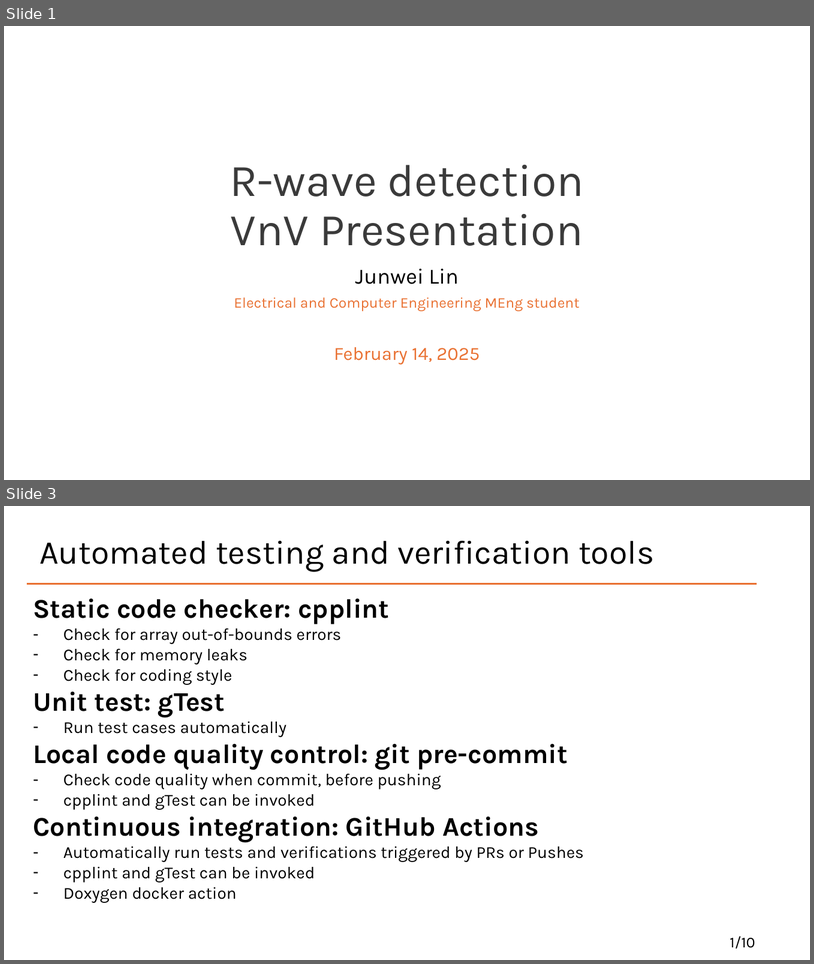
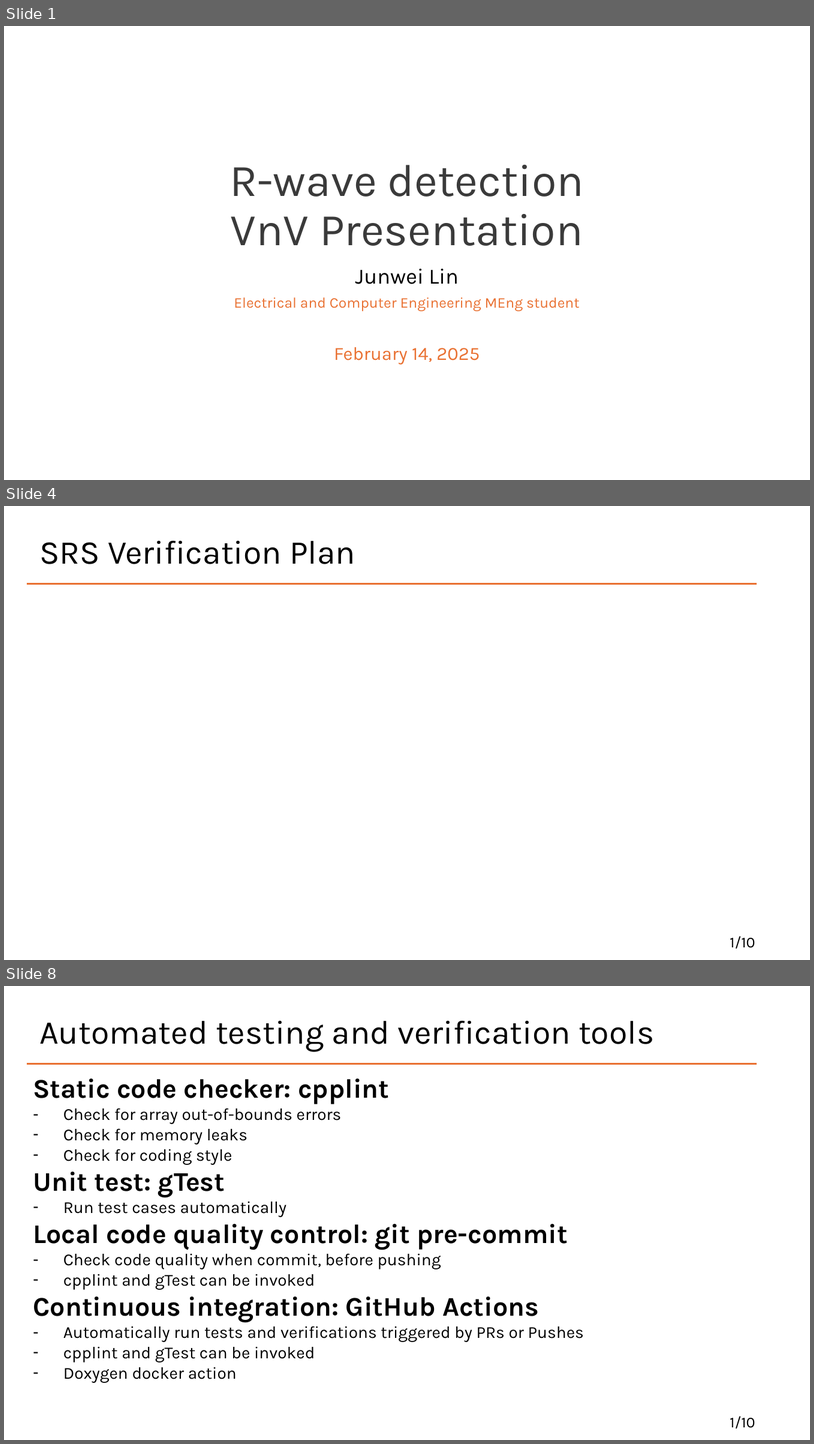
Before and after one commit to Lychee-acaca/CAS741, a slide deck: docs/Presentation/VnV.pptx. Shown one above the other, each under a label of ours: slides 1 and 3 before the commit, slides 1, 4 and 8 after it; the slides between them are not shown. The pictures are 814x964 and 814x1444 pixels, drawn with LibreOffice and Linux fonts; fonts in the diff are those of the drawing. Boxes give left, top, right and bottom in pixels: in the first picture for what was removed or moved away, otherwise in the second. Text is boxed around its words. In the diff, an @@ line names an element or a change of style, - is before the commit and + after.

```diff
--- a/docs/Presentation/VnV.pptx
+++ b/docs/Presentation/VnV.pptx
@@ slide 4 added at (4, 506, 810, 960), background #FFFFFF @@
@@ title added at (39, 541, 356, 564), 39.6 pt, text #000000 @@
+SRS Verification Plan
@@ line added from (27, 583) to (757, 583), #E97132 2 pt @@
@@ text added at (730, 936, 755, 948), 18 pt, text #000000 @@
+1/10
@@ what was slide 3 is now slide 8 @@
```
Also in this commit, not shown: 1 slide changed, 7 other slides added.
